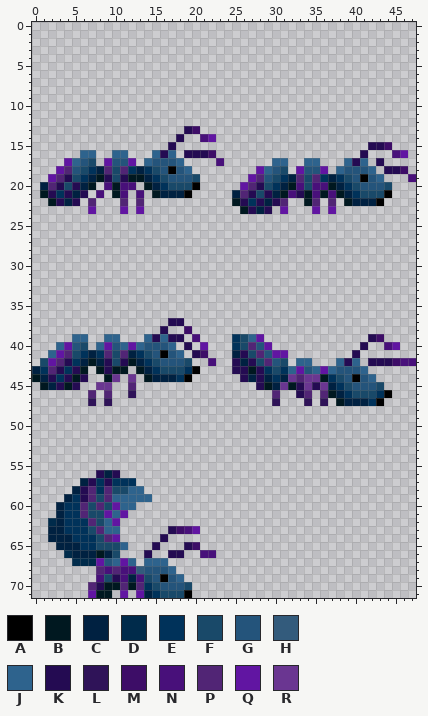
File history of a sprite sheet, Assets/Sprites/EvilAnt-Sheet.png. Above, as it was before the edit.
The file is 48x72 pixels.
Palette (. is transparent): A #000000  B #001820  C #002141  D #002b4b  E #00325a  F #194969  G #24547b  H #335b7c  J #2e638d  K #240b52  L #2f1358  M #3d0d67  N #48107a  P #512575  Q #6115a2  R #6a3691
Pixels before, first column x 0:
13 ...................KM...........................
14 ..................K..NQ.........................
15 .................K........................KKM...
16 ......JJ..JJ...JKJ.KKKM..................K...NQ.
17 ....QJGF.QGGQ.JGGGJ....N......JJ..JJ...JKJ.K....
18 ...QPGFECPFPECEFGAGJ........QJGF.QGGQ.JGGGJ.KKM.
19 ..QPKFECBKFKBBCEFGGGF......QPGFECPFPECEFGAGJ...N
20 .CPKFKCB.NBNN.BCEFFFA.....QPKFECBNFNNBCEFGGGF...
21 .BKEKCK.N.BN.N.BCCCA.....CPKFKCBNKBNBNBCEFFFA...
22 ..BKCK.P...P.P...........BKEKCKP..BP.P.BCCCA....
23 .......Q...Q.Q............BKCK.Q...Q.Q..........
24 ................................................
25 ................................................
26 ................................................
27 ................................................
28 ................................................
29 ................................................
30 ................................................
31 ................................................
32 ................................................
33 ................................................
34 ................................................
35 ................................................
36 ................................................
37 .................KK.............................
38 ................K..M............................
39 .....JJ..JJ...JKJKK.N....EFJQ.............KM....
40 ...JQGF.JQGJQJGGGJ.K.Q...EFPGQ...........K..NQ..
41 ..JQPFECEPFPCEFGAGJ.KM...CKFPGQQ........K.......
42 .FQPKECBCKFKBCEFGGGF..N..KCKFPGF.JJ...JKJ.KKKMNN
43 CEPKEKB.BKBB.BCEFFFEA....KKBKEFEJQGJQJGGGJ......
44 BCKEKBK..BR.R.BCCCEA......KCKCECRPRRBEFGAGJ.....
45 .BCKBK..RR..P...............KBCRBKRKRCEFGGGF....
46 .......P.P..L.................P..KP.PBCEFFFEA...
47 .......L.L....................L...L.L.BCCCEA....
48 ................................................
49 ................................................
50 ................................................
51 ................................................
52 ................................................
53 ................................................
54 ................................................
55 ................................................
56 ........KCK.....................................
57 ......CKEKEEE...................................
58 .....CKPEPFFJJ..................................
59 ....CEKPFPJJJJJ.................................
60 ...CEEPFPFQJJ...................................
61 ...CEEPFFQJQ....................................
62 ..DCEEEPFJQ.....................................
63 ..CCEEEFPJJ......KMNQ...........................
64 ..CCCEEEFPQ.....K...............................
65 ...CCCEEFFFJ...K...KM...........................
66 ....DCCCBCF...K..KK..NN.........................
67 .....DDDQGJQJ.JJJ...............................
68 ........PNPNNHGGGJ..............................
69 ........NFKNCNFGAGJ.............................
70 .......PKBBPBPEFGGGF............................
71 .......QBB.Q.QCEFFFA............................
And afterwards:
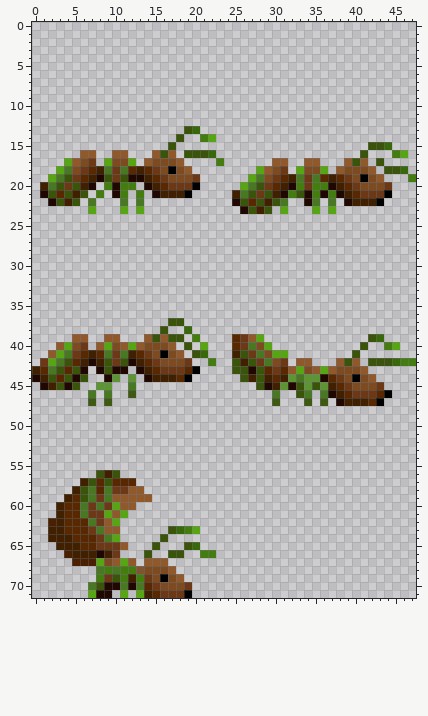
The edit:
colour B: #001820 -> #200800
colour C: #002141 -> #412000
colour D: #002b4b -> #4b2000
colour E: #00325a -> #5a2800
colour F: #194969 -> #6c3816
colour G: #24547b -> #7e4b21
colour H: #335b7c -> #805430
colour J: #2e638d -> #91582a
colour K: #240b52 -> #3a5409
colour L: #2f1358 -> #3c5a11
colour M: #3d0d67 -> #37690b
colour N: #48107a -> #427d0d
colour P: #512575 -> #497822
colour Q: #6115a2 -> #56a611
colour R: #6a3691 -> #5c9532
